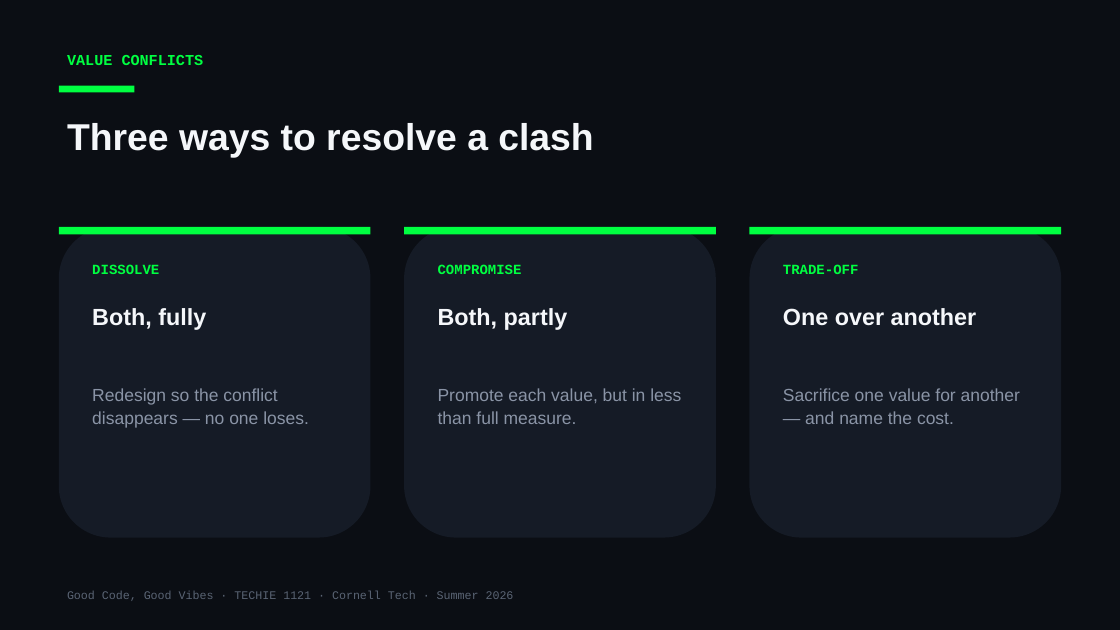
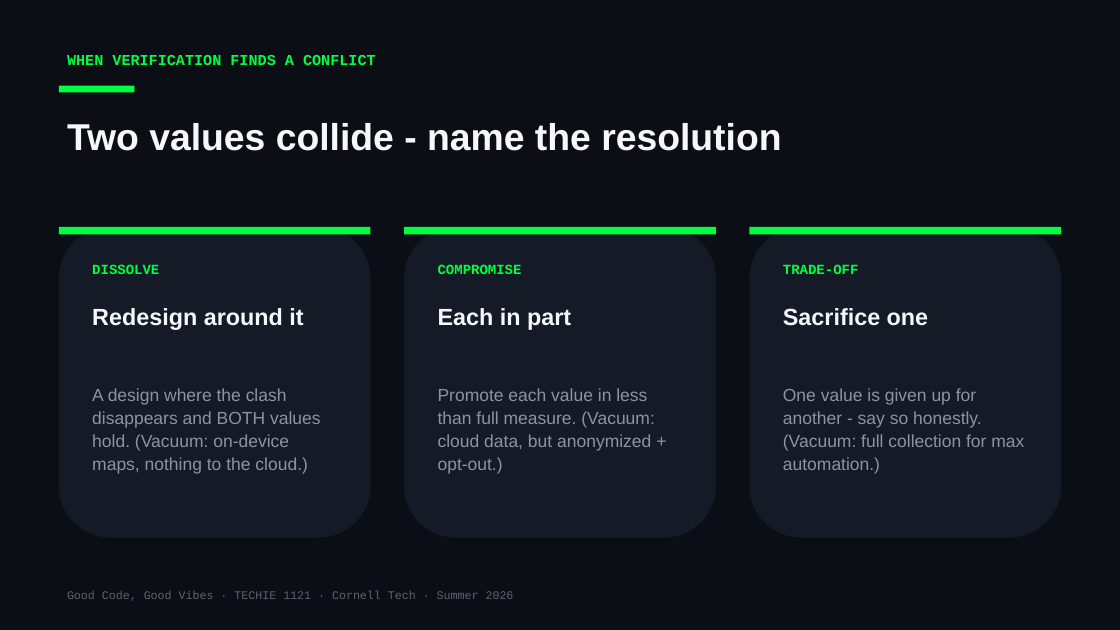
Before and after one commit to Cornell-Tech-Vibe-Coding-Summer-2026/website, a slide deck: slide 11 of slides/Week3-Tue-User-Testing-II.pptx (slide 10 before the commit). Drawn at 1120x630 pixels with LibreOffice and Linux fonts; fonts in the diff are those of the drawing. Boxes give left, top, right and bottom in pixels: in the first picture for what was removed or moved away, otherwise in the second. Text is boxed around its words. In the diff, an @@ line names an element or a change of style, - is before the commit and + after.

```diff
--- a/slides/Week3-Tue-User-Testing-II.pptx
+++ b/slides/Week3-Tue-User-Testing-II.pptx
@@ text at (67, 55, 376, 65): text changed @@
-VALUE CONFLICTS
+WHEN VERIFICATION FINDS A CONFLICT
@@ text at (67, 123, 781, 151): text changed @@
-Three ways to resolve a clash
+Two values collide - name the resolution
@@ text at (92, 308, 303, 330): text changed @@
-Both, fully
+Redesign around it
@@ text at (438, 308, 571, 330): text changed @@
-Both, partly
+Each in part
@@ text at (783, 308, 928, 326): text changed @@
-One over another
+Sacrifice one
@@ text at (92, 388, 321, 474): text changed @@
-Redesign so the conflict disappears — no one loses.
+A design where the clash disappears and BOTH values hold. (Vacuum: on-device maps, nothing to the cloud.)
@@ text at (438, 388, 655, 474): text changed @@
-Promote each value, but in less than full measure.
+Promote each value in less than full measure. (Vacuum: cloud data, but anonymized + opt-out.)
@@ text at (783, 388, 1024, 474): text changed @@
-Sacrifice one value for another — and name the cost.
+One value is given up for another - say so honestly. (Vacuum: full collection for max automation.)
```
Also in this commit, not shown: 5 other slides changed, 8 slides added, 10 slides removed, 4 other files.
